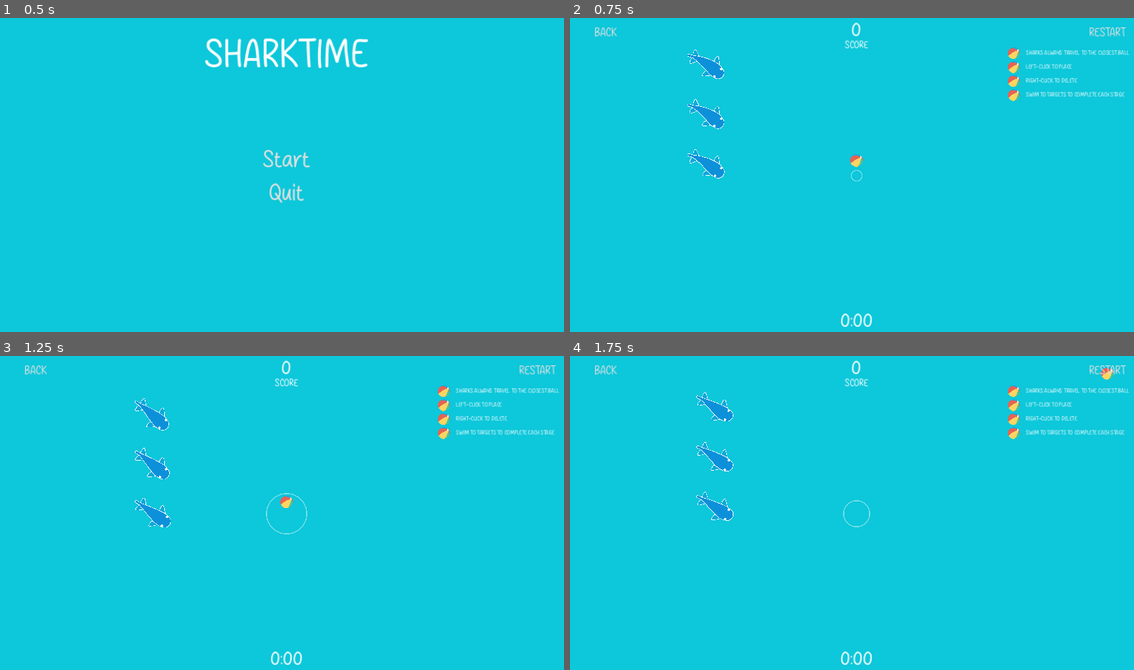
Above: before the commit, frames 1-4 (two rows, left to right).
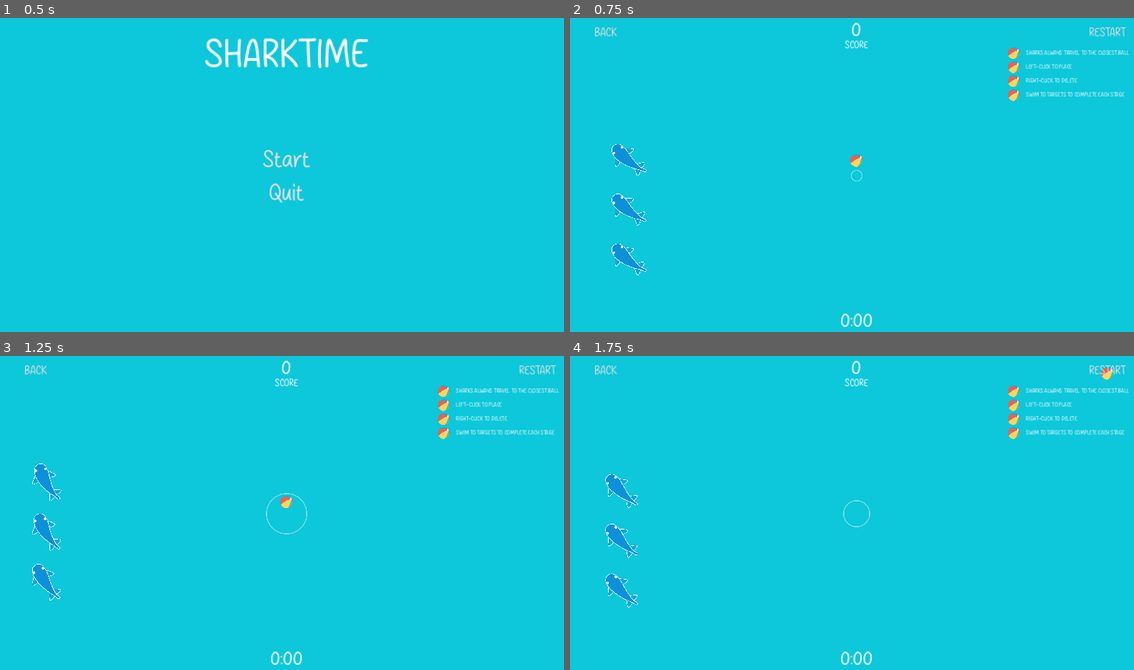
Above: after the commit, the same moments.

Repository: debris/sharktime
Game: Godot game, scene res://main.tscn
Same seed, same stepped clock (60 frames per second), same inputs: the game is played once before the commit and once after it.
Inputs:
- Up to frame 1 (0.5 s): no input
- Up to frame 2 (0.75 s): click "Start" at 0.5 s
- Up to frame 3 (1.25 s): no input
- Up to frame 4 (1.75 s): click "RESTART" at 1.25 s

Frame 1 is identical in both runs. In frame 2, 1.6% of the frame differs, in the area x 7-28%, y 10-82%; in frame 3, 1.6%; in frame 4, 1.6%, in the area x 6-29%, y 11-81%.

Commit message:
example animation

Diff:
--- /dev/null
+++ b/entities/body/creatures/example.tscn
@@ -0,0 +1,273 @@
+[gd_scene load_steps=9 format=3 uid="uid://dntjq0bbn7e58"]
+
+[ext_resource type="Script" path="res://entities/body/body.gd" id="1_8y4nj"]
+[ext_resource type="Script" path="res://entities/body/movement/body_movement_init.gd" id="2_1kcle"]
+[ext_resource type="Script" path="res://entities/body/draw/body_drawer_smooth.gd" id="3_88cpc"]
+[ext_resource type="Script" path="res://entities/segment.gd" id="4_kksya"]
+[ext_resource type="Script" path="res://entities/body/draw/body_drawer_circles.gd" id="5_08c7v"]
+
+[sub_resource type="Animation" id="Animation_mqe6r"]
+resource_name = "example"
+length = 8.0
+loop_mode = 1
+step = 1.0
+tracks/0/type = "value"
+tracks/0/imported = false
+tracks/0/enabled = true
+tracks/0/path = NodePath("Segment:body_size")
+tracks/0/interp = 1
+tracks/0/loop_wrap = true
+tracks/0/keys = {
+"times": PackedFloat32Array(0, 1, 3),
+"transitions": PackedFloat32Array(1, 1, 1),
+"update": 0,
+"values": [20.0, 30.0, 20.0]
+}
+tracks/1/type = "value"
+tracks/1/imported = false
+tracks/1/enabled = true
+tracks/1/path = NodePath("Segment2:body_size")
+tracks/1/interp = 1
+tracks/1/loop_wrap = true
+tracks/1/keys = {
+"times": PackedFloat32Array(0, 1, 2, 4),
+"transitions": PackedFloat32Array(1, 1, 1, 1),
+"update": 0,
+"values": [20.0, 20.0, 30.0, 20.0]
+}
+tracks/2/type = "value"
+tracks/2/imported = false
+tracks/2/enabled = true
+tracks/2/path = NodePath("Segment3:body_size")
+tracks/2/interp = 1
+tracks/2/loop_wrap = true
+tracks/2/keys = {
+"times": PackedFloat32Array(0, 2, 3, 5),
+"transitions": PackedFloat32Array(1, 1, 1, 1),
+"update": 0,
+"values": [20.0, 20.0, 30.0, 20.0]
+}
+tracks/3/type = "value"
+tracks/3/imported = false
+tracks/3/enabled = true
+tracks/3/path = NodePath("Segment4:body_size")
+tracks/3/interp = 1
+tracks/3/loop_wrap = true
+tracks/3/keys = {
+"times": PackedFloat32Array(0, 3, 4, 6),
+"transitions": PackedFloat32Array(1, 1, 1, 1),
+"update": 0,
+"values": [20.0, 20.0, 30.0, 20.0]
+}
+tracks/4/type = "value"
+tracks/4/imported = false
+tracks/4/enabled = true
+tracks/4/path = NodePath("Segment5:body_size")
+tracks/4/interp = 1
+tracks/4/loop_wrap = true
+tracks/4/keys = {
+"times": PackedFloat32Array(0, 4, 5, 7),
+"transitions": PackedFloat32Array(1, 1, 1, 1),
+"update": 0,
+"values": [20.0, 20.0, 30.0, 20.0]
+}
+tracks/5/type = "value"
+tracks/5/imported = false
+tracks/5/enabled = true
+tracks/5/path = NodePath("Segment6:body_size")
+tracks/5/interp = 1
+tracks/5/loop_wrap = true
+tracks/5/keys = {
+"times": PackedFloat32Array(0, 5, 6, 8),
+"transitions": PackedFloat32Array(1, 1, 1, 1),
+"update": 0,
+"values": [20.0, 20.0, 30.0, 20.0]
+}
+tracks/6/type = "value"
+tracks/6/imported = false
+tracks/6/enabled = true
+tracks/6/path = NodePath("BodyDrawerSmooth:fill_color")
+tracks/6/interp = 1
+tracks/6/loop_wrap = true
+tracks/6/keys = {
+"times": PackedFloat32Array(0, 4),
+"transitions": PackedFloat32Array(1, 1),
+"update": 0,
+"values": [Color(0.21, 0.259, 0.7, 1), Color(0.7, 0.691833, 0.21, 1)]
+}
+tracks/7/type = "value"
+tracks/7/imported = false
+tracks/7/enabled = true
+tracks/7/path = NodePath("Segment3:distance_constraint")
+tracks/7/interp = 1
+tracks/7/loop_wrap = true
+tracks/7/keys = {
+"times": PackedFloat32Array(0, 4),
+"transitions": PackedFloat32Array(1, 1),
+"update": 0,
+"values": [20.0, 40.0]
+}
+
+[sub_resource type="Animation" id="Animation_1lesx"]
+length = 0.001
+tracks/0/type = "value"
+tracks/0/imported = false
+tracks/0/enabled = true
+tracks/0/path = NodePath("Segment:body_size")
+tracks/0/interp = 1
+tracks/0/loop_wrap = true
+tracks/0/keys = {
+"times": PackedFloat32Array(0),
+"transitions": PackedFloat32Array(1),
+"update": 0,
+"values": [30.0]
+}
+tracks/1/type = "value"
+tracks/1/imported = false
+tracks/1/enabled = true
+tracks/1/path = NodePath("Segment2:body_size")
+tracks/1/interp = 1
+tracks/1/loop_wrap = true
+tracks/1/keys = {
+"times": PackedFloat32Array(0),
+"transitions": PackedFloat32Array(1),
+"update": 0,
+"values": [20.0]
+}
+tracks/2/type = "value"
+tracks/2/imported = false
+tracks/2/enabled = true
+tracks/2/path = NodePath("Segment3:body_size")
+tracks/2/interp = 1
+tracks/2/loop_wrap = true
+tracks/2/keys = {
+"times": PackedFloat32Array(0),
+"transitions": PackedFloat32Array(1),
+"update": 0,
+"values": [20.0]
+}
+tracks/3/type = "value"
+tracks/3/imported = false
+tracks/3/enabled = true
+tracks/3/path = NodePath("Segment4:body_size")
+tracks/3/interp = 1
+tracks/3/loop_wrap = true
+tracks/3/keys = {
+"times": PackedFloat32Array(0),
+"transitions": PackedFloat32Array(1),
+"update": 0,
+"values": [20.0]
+}
+tracks/4/type = "value"
+tracks/4/imported = false
+tracks/4/enabled = true
+tracks/4/path = NodePath("Segment5:body_size")
+tracks/4/interp = 1
+tracks/4/loop_wrap = true
+tracks/4/keys = {
+"times": PackedFloat32Array(0),
+"transitions": PackedFloat32Array(1),
+"update": 0,
+"values": [20.0]
+}
+tracks/5/type = "value"
+tracks/5/imported = false
+tracks/5/enabled = true
+tracks/5/path = NodePath("Segment6:body_size")
+tracks/5/interp = 1
+tracks/5/loop_wrap = true
+tracks/5/keys = {
+"times": PackedFloat32Array(0),
+"transitions": PackedFloat32Array(1),
+"update": 0,
+"values": [20.0]
+}
+tracks/6/type = "value"
+tracks/6/imported = false
+tracks/6/enabled = true
+tracks/6/path = NodePath("BodyDrawerSmooth:fill_color")
+tracks/6/interp = 1
+tracks/6/loop_wrap = true
+tracks/6/keys = {
+"times": PackedFloat32Array(0),
+"transitions": PackedFloat32Array(1),
+"update": 0,
+"values": [Color(0.21, 0.259, 0.7, 1)]
+}
+tracks/7/type = "value"
+tracks/7/imported = false
+tracks/7/enabled = true
+tracks/7/path = NodePath("Segment3:distance_constraint")
+tracks/7/interp = 1
+tracks/7/loop_wrap = true
+tracks/7/keys = {
+"times": PackedFloat32Array(0),
+"transitions": PackedFloat32Array(1),
+"update": 0,
+"values": [20.0]
+}
+
+[sub_resource type="AnimationLibrary" id="AnimationLibrary_tgb1c"]
+_data = {
+"RESET": SubResource("Animation_1lesx"),
+"example": SubResource("Animation_mqe6r")
+}
+
+[node name="Example" type="Node2D" node_paths=PackedStringArray("movement", "drawer")]
+position = Vector2(608, 320)
+script = ExtResource("1_8y4nj")
+movement = NodePath("BodyMovementInit")
+drawer = NodePath("BodyDrawerSmooth")
+metadata/_edit_group_ = true
+
+[node name="BodyMovementInit" type="Node" parent="."]
+script = ExtResource("2_1kcle")
+
+[node name="BodyDrawerSmooth" type="Node" parent="."]
+script = ExtResource("3_88cpc")
+fill_color = Color(0.21, 0.259, 0.7, 1)
+
+[node name="Segment" type="Node2D" parent="."]
+script = ExtResource("4_kksya")
+distance_constraint = 20.0
+body_size = 30.0
+
+[node name="Segment2" type="Node2D" parent="."]
+position = Vector2(-20, 0)
+script = ExtResource("4_kksya")
+distance_constraint = 20.0
+body_size = 20.0
+
+[node name="Segment3" type="Node2D" parent="."]
+position = Vector2(-57.9549, 0)
+script = ExtResource("4_kksya")
+distance_constraint = 20.0
+body_size = 20.0
+
+[node name="Segment4" type="Node2D" parent="."]
+position = Vector2(-77.9549, 0)
+script = ExtResource("4_kksya")
+distance_constraint = 20.0
+body_size = 20.0
+
+[node name="Segment5" type="Node2D" parent="."]
+position = Vector2(-97.9549, 0)
+script = ExtResource("4_kksya")
+distance_constraint = 20.0
+body_size = 20.0
+
+[node name="Segment6" type="Node2D" parent="."]
+position = Vector2(-117.955, 0)
+script = ExtResource("4_kksya")
+distance_constraint = 20.0
+body_size = 20.0
+
+[node name="AnimationPlayer" type="AnimationPlayer" parent="."]
+libraries = {
+"": SubResource("AnimationLibrary_tgb1c")
+}
+autoplay = "example"
+speed_scale = 4.0
+
+[node name="BodyDrawerCircles" type="Node" parent="."]
+script = ExtResource("5_08c7v")
--- a/entities/body/creatures/shark.tscn
+++ b/entities/body/creatures/shark.tscn
@@ -25,12 +25,11 @@
 character_body = NodePath("BodyHead")
 
 [node name="Segment" type="Node2D" parent="."]
-position = Vector2(172.995, -186.396)
-rotation = 51.0078
+position = Vector2(-189.592, 169.131)
+rotation = 98.229
 script = ExtResource("2_56x7f")
 distance_constraint = 20.0
 body_size = 25.0
-should_draw = true
 
 [node name="RemoteTransform2D" type="RemoteTransform2D" parent="Segment"]
 remote_path = NodePath("../../EyeSocket")
@@ -39,21 +38,19 @@
 remote_path = NodePath("../../AnchorScanner")
 
 [node name="Segment2" type="Node2D" parent="."]
-position = Vector2(157.237, -198.712)
-rotation = 0.6634
+position = Vector2(-175.106, 182.92)
+rotation = -2.38082
 script = ExtResource("2_56x7f")
 distance_constraint = 20.0
 body_size = 27.0
-should_draw = true
 
 [node name="Segment3" type="Node2D" parent="."]
 show_behind_parent = true
-position = Vector2(140.554, -209.743)
-rotation = 0.584204
+position = Vector2(-159.576, 195.523)
+rotation = -2.45988
 script = ExtResource("2_56x7f")
 distance_constraint = 20.0
 body_size = 24.0
-should_draw = true
 
 [node name="LeftFrontFin" type="Node2D" parent="Segment3"]
 position = Vector2(0, -20)
@@ -71,37 +68,33 @@
 fill_color = Color(0.0509804, 0.658824, 0.854902, 1)
 
 [node name="Segment4" type="Node2D" parent="."]
-position = Vector2(123.048, -219.415)
-rotation = 0.50474
+position = Vector2(-143.096, 206.855)
+rotation = -2.5392
 script = ExtResource("2_56x7f")
 distance_constraint = 20.0
 body_size = 20.0
-should_draw = true
 
 [node name="Segment5" type="Node2D" parent="."]
-position = Vector2(104.827, -227.661)
-rotation = 0.425002
+position = Vector2(-125.768, 216.841)
+rotation = -2.61878
 script = ExtResource("2_56x7f")
 distance_constraint = 20.0
 body_size = 15.0
-should_draw = true
 
 [node name="Segment6" type="Node2D" parent="."]
-position = Vector2(86.0055, -234.425)
-rotation = 0.344991
+position = Vector2(-107.698, 225.414)
+rotation = -2.69864
 script = ExtResource("2_56x7f")
 distance_constraint = 20.0
 body_size = 10.0
-should_draw = true
 
 [node name="Segment7" type="Node2D" parent="."]
 show_behind_parent = true
-position = Vector2(66.7021, -239.657)
-rotation = 0.264704
+position = Vector2(-89, 232.512)
+rotation = -2.77876
 script = ExtResource("2_56x7f")
 distance_constraint = 20.0
 body_size = 5.0
-should_draw = true
 
 [node name="LeftFrontFin" type="Node2D" parent="Segment7"]
 scale = Vector2(1, -1)
@@ -117,12 +110,11 @@
 fill_color = Color(0.0509804, 0.658824, 0.854902, 1)
 
 [node name="Segment8" type="Node2D" parent="."]
-position = Vector2(47.0402, -243.319)
-rotation = 0.184134
+position = Vector2(-69.7925, 238.086)
+rotation = -2.85914
 script = ExtResource("2_56x7f")
 distance_constraint = 20.0
 body_size = 4.0
-should_draw = true
 
 [node name="BodyMovementInit" type="Node" parent="."]
 script = ExtResource("3_mp0xn")
@@ -141,7 +133,7 @@
 script = ExtResource("7_sk1wa")
 
 [node name="BodyHead" type="CharacterBody2D" parent="." node_paths=PackedStringArray("body")]
-position = Vector2(172.995, -186.396)
+position = Vector2(-189.592, 169.131)
 rotation = 0.337839
 scale = Vector2(1, 1)
 motion_mode = 1
@@ -153,8 +145,8 @@
 shape = SubResource("CircleShape2D_67i65")
 
 [node name="AnchorScanner" type="Area2D" parent="." node_paths=PackedStringArray("body")]
-position = Vector2(172.995, -186.396)
-rotation = 0.742322
+position = Vector2(-189.592, 169.131)
+rotation = -2.30201
 collision_layer = 0
 collision_mask = 2
 script = ExtResource("9_mif3k")
@@ -164,8 +156,8 @@
 shape = SubResource("CircleShape2D_h1vif")
 
 [node name="EyeSocket" type="Node2D" parent="."]
-position = Vector2(172.995, -186.396)
-rotation = 0.742322
+position = Vector2(-189.592, 169.131)
+rotation = -2.30201
 
 [node name="LeftEye" type="Node2D" parent="EyeSocket"]
 position = Vector2(0, -20)
--- a/entities/segment.gd
+++ b/entities/segment.gd
@@ -16,22 +16,7 @@
 		if is_node_ready():
 			get_parent().queue_redraw()
 
-@export var should_draw: bool:
-	set(value):
-		should_draw = value
-		queue_redraw()
-
-func update_segment(prev: Segment):
-	var angle = atan2(prev.position.y - position.y, prev.position.x - position.x)
-	rotation = angle
-
-	var direction = position.direction_to(prev.position)
-	position = prev.position - direction * distance_constraint
-
 func _draw() -> void:
-	if !should_draw:
-		return
-
 	var parent = get_parent()
 	if "drawer" in parent:
 		parent.drawer._draw_segment(self)
